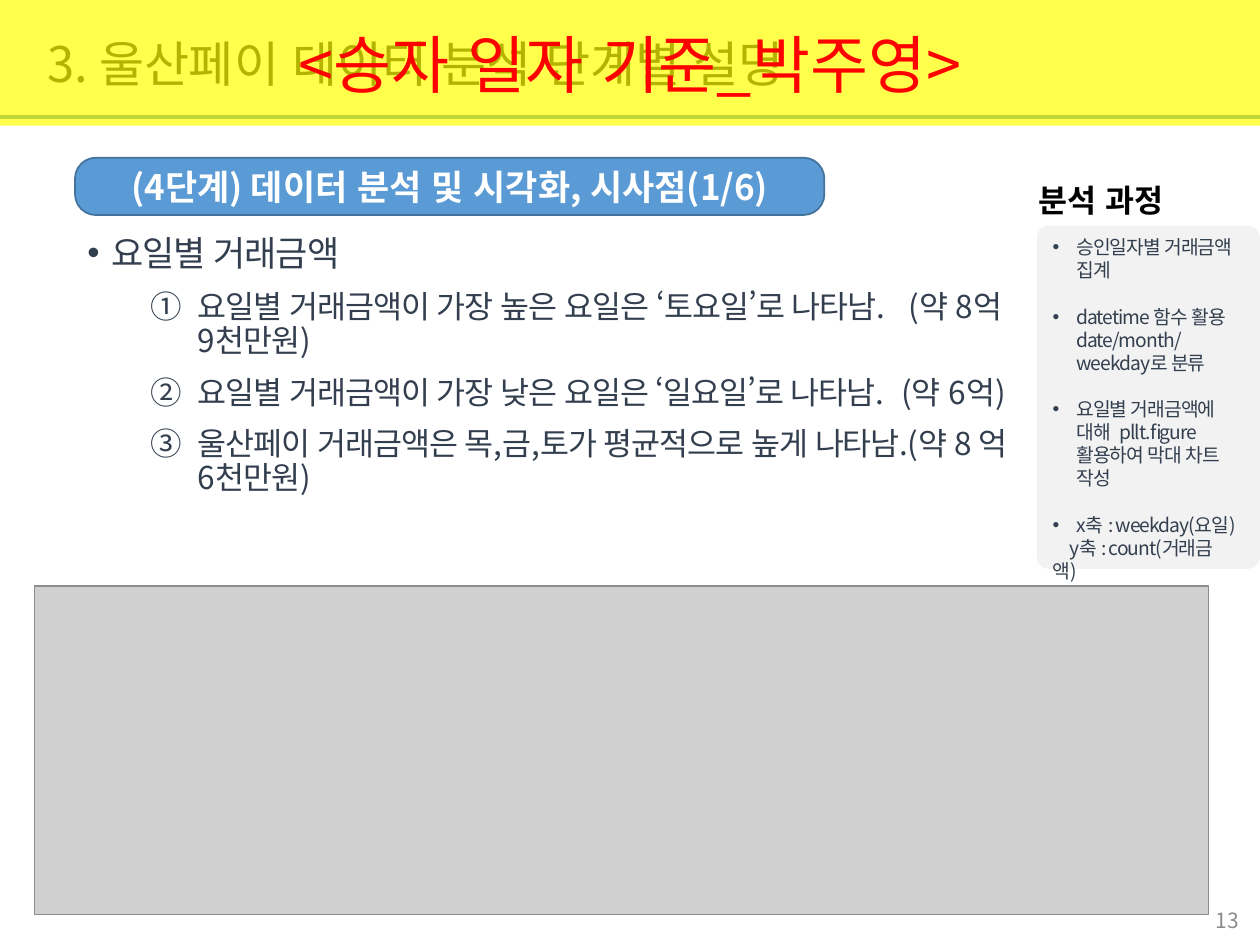
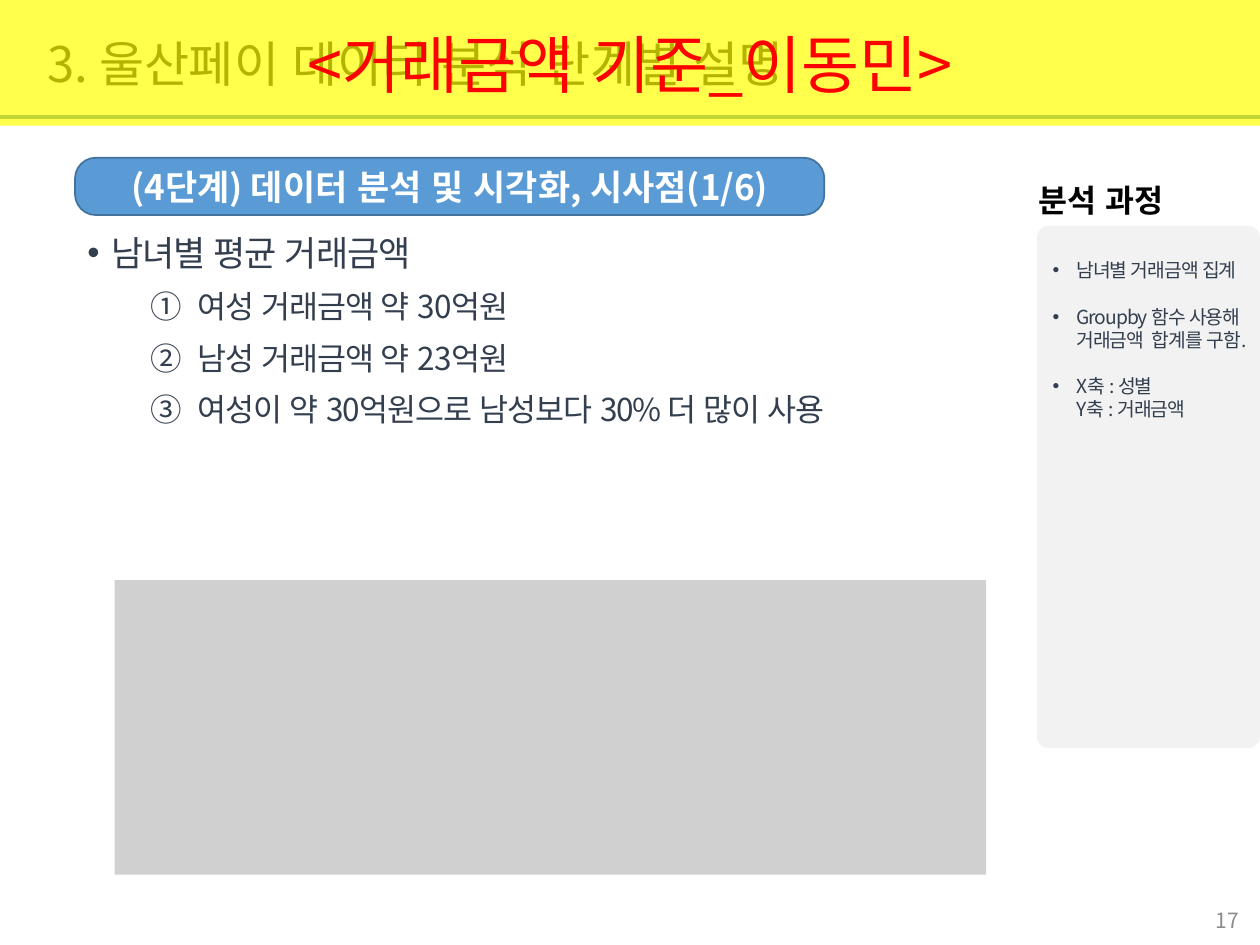
Before and after one commit to jamesjhk/Project_B, a slide deck: slide 17 of 빅데이터 기반 울산페이 사용 분석 보고서_ProjectB.pptx (slide 13 before the commit). Drawn at 1260x945 pixels with LibreOffice and Linux fonts; fonts in the diff are those of the drawing; grey boxes stand for pictures. Boxes give left, top, right and bottom in pixels: in the first picture for what was removed or moved away, otherwise in the second. Text is boxed around its words. In the diff, an @@ line names an element or a change of style, - is before the commit and + after.

```diff
--- a/빅데이터 기반 울산페이 사용 분석 보고서_ProjectB.pptx
+++ b/빅데이터 기반 울산페이 사용 분석 보고서_ProjectB.pptx
@@ text in rectangle at [308,36,952,97]: text changed @@
-<승자 일자 기준_박주영>
+<거래금액 기준_이동민>
@@ text at [111,237,411,269]: text changed @@
-• 요일별 거래금액
+• 남녀별 평균 거래금액
@@ rounded rectangle "남녀별 거래금액 집계": place and size @@
-rounded rectangle "남녀별 거래금액 집계" at [1037,226,1260,568]
+rounded rectangle "남녀별 거래금액 집계" at [1037,226,1260,748]
@@ text in rounded rectangle at [1076,261,1247,418]: text changed @@
-• 승인일자별 거래금액 집계
-• datetime 함수 활용date/month/weekday로 분류
-• 요일별 거래금액에 대해 pllt.figure 활용하여 막대 차트 작성
-• x축 : weekday(요일)
-y축 : count(거래금 액)
+• 남녀별 거래금액 집계
+• Groupby 함수 사용해 거래금액 합계를 구함.
+• X축 : 성별
+  Y축 : 거래금액
@@ text at [198,292,824,424]: text changed @@
-  1. 요일별 거래금액이 가장 높은 요일은 ‘토요일’로 나타남. (약 8억 9천만원)
-  2. 요일별 거래금액이 가장 낮은 요일은 ‘일요일’로 나타남. (약 6억)
-  3. 울산페이 거래금액은 목,금,토가 평균적으로 높게 나타남.(약 8 억 6천만원)
+  1. 여성 거래금액 약 30억원
+  2. 남성 거래금액 약 23억원
+  3. 여성이 약 30억원으로 남성보다 30% 더 많이 사용
@@ picture: place and size @@
-picture at [35,586,1210,915]
+picture at [115,580,987,874]
@@ page number at [1216,912,1239,928]: text changed @@
-13
+17
```
Also in this commit, not shown: 5 other slides changed.
